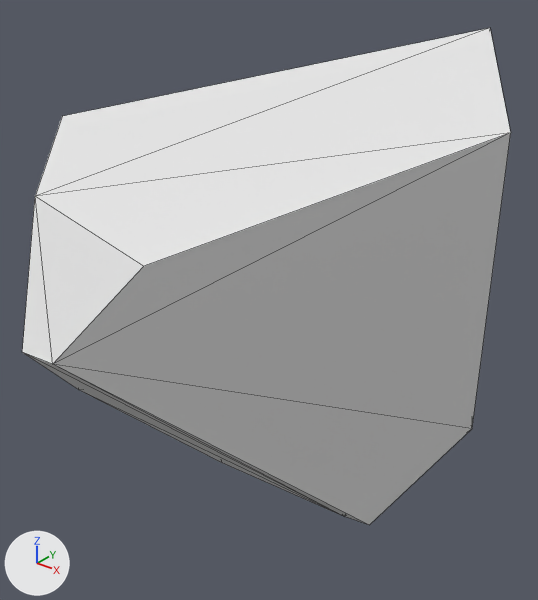
Before and after pictures for a commit that changed the OBJ model assets/pieces/daikon_train/daikon_0169.obj.
Camera for both pictures: a camera (50 mm lens) standing at (0.0275, -0.0344, 0.0204) and looking at (0.0013, -0.0017, 0.0001). The axes (+X, +Y, +Z) are drawn at lower left. The lights are the same throughout. The older version comes first. Mesh edges are drawn as thin lines. Where no turn or scale is listed for an object, it has been applied to the vertices.

Objects in the first picture: 'daikon_0169'.
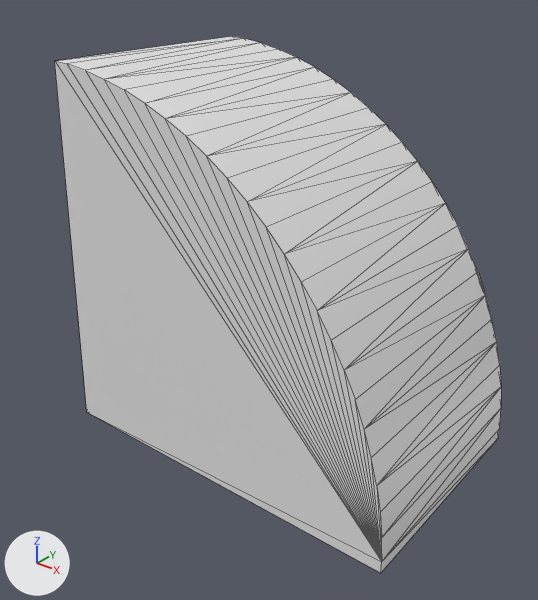
Changed parts and their boxes (x1, y1, x2, y2) in the pictures (538 x 600 px):
'daikon_0169', reshaped (9% narrower, 8% taller)
    before: (22, 28, 511, 525)
    after: (55, 36, 501, 573)

Patch to the scene script:
```diff
--- a/assets/pieces/daikon_train/daikon_0169.obj.py
+++ b/assets/pieces/daikon_train/daikon_0169.obj.py
@@ me_daikon_0169 @@
 # used by ob_daikon_0169; location = (0.0, 0.0, 0.0)
-me_daikon_0169.from_pydata(...)  # 20 vertices, 36 faces; spans x -0.0174..0.0155, y -0.0178..0.0105, z -0.0162..0.016
+me_daikon_0169.from_pydata(...)  # 52 vertices, 100 faces; spans x -0.0106..0.0137, y -0.0076..0.0076, z -0.0102..0.0141
+# me_daikon_0169 part 1: the whole mesh is rebuilt
```
